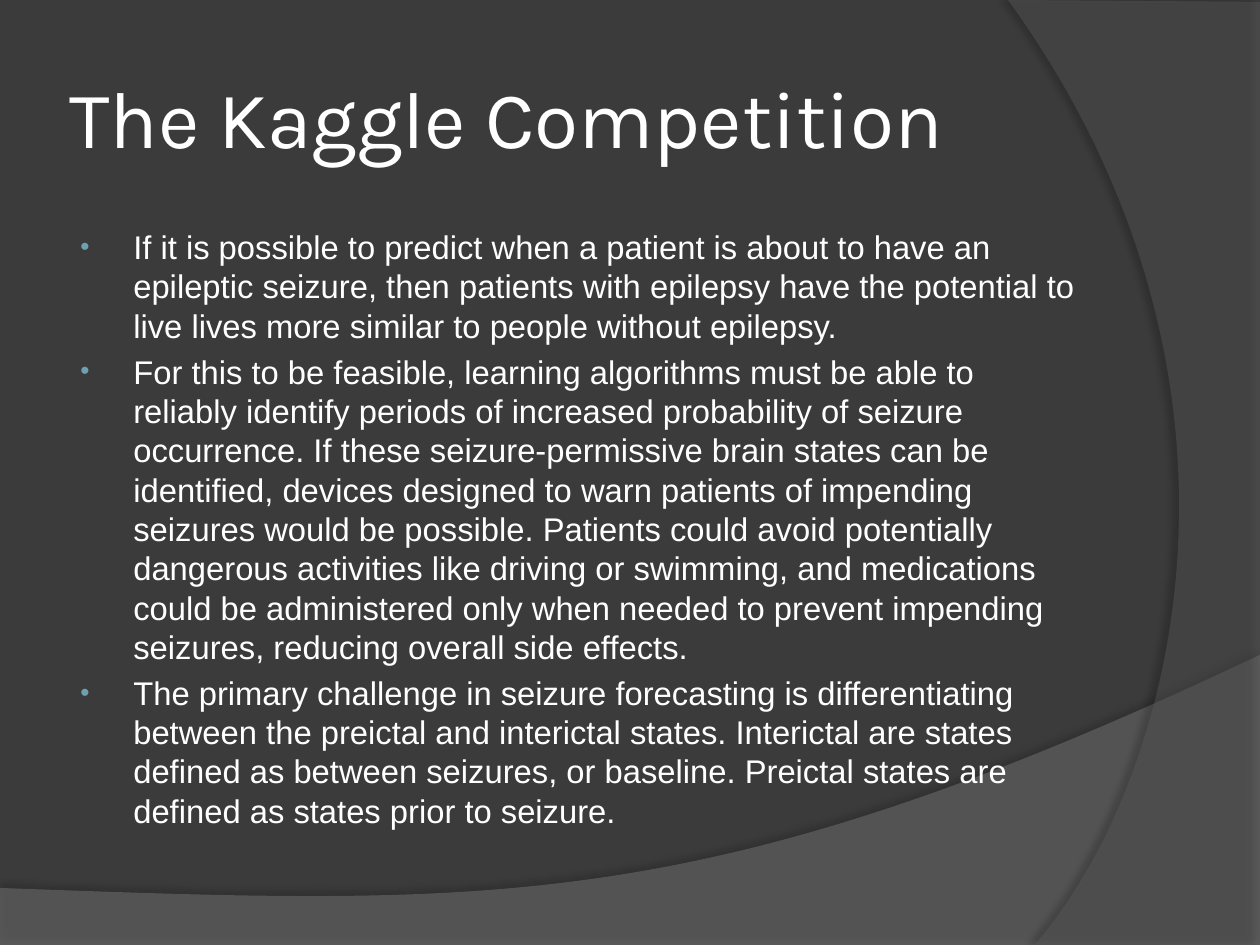
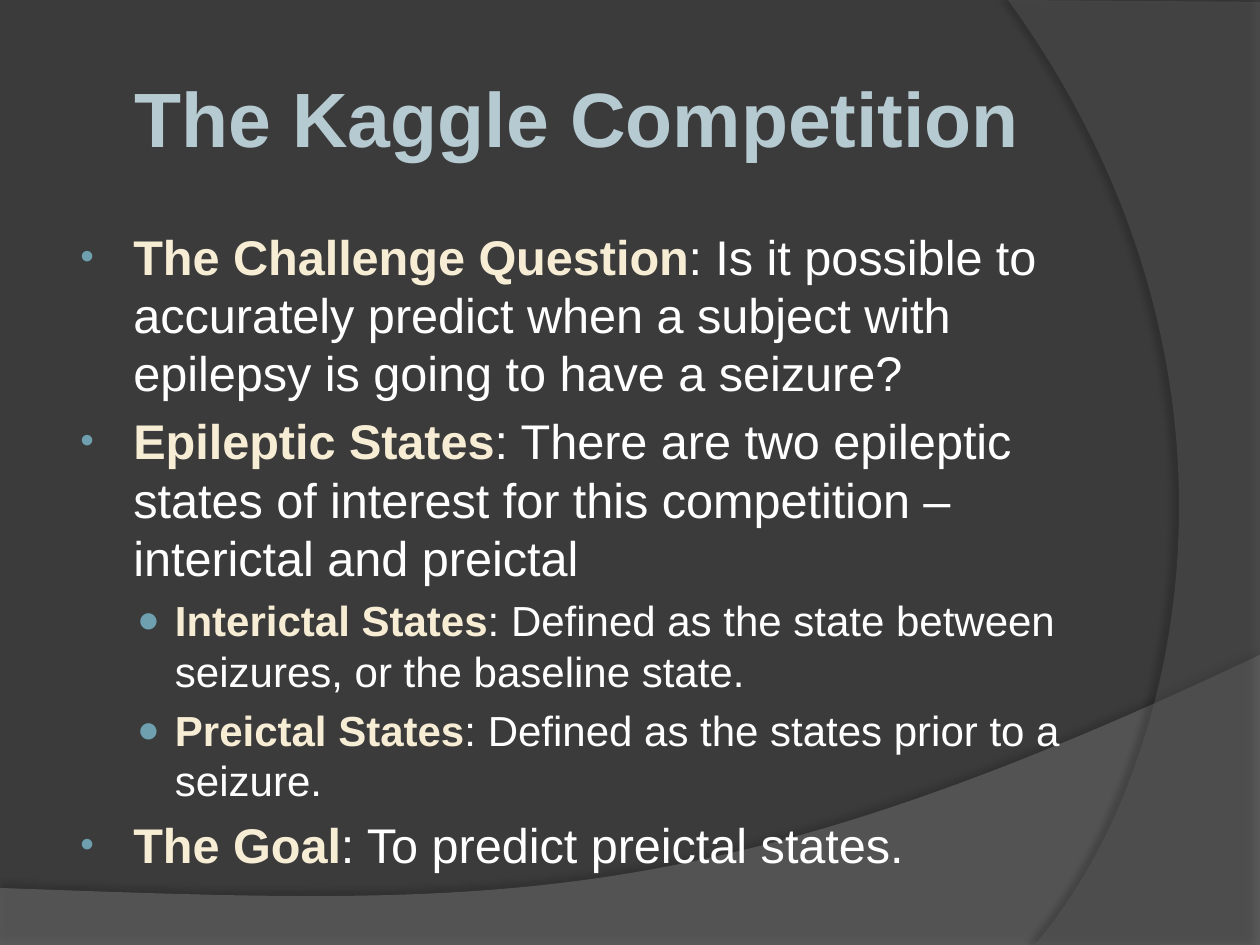
Before and after one commit to edeo/landsat_looker, a slide deck: slide 2 of chad/project/EpilepsyProject.pptx. Drawn at 1260x945 pixels with LibreOffice and Linux fonts; fonts in the diff are those of the drawing. Boxes give left, top, right and bottom in pixels: in the first picture for what was removed or moved away, otherwise in the second. Text is boxed around its words. In the diff, an @@ line names an element or a change of style, - is before the commit and + after.

```diff
--- a/chad/project/EpilepsyProject.pptx
+++ b/chad/project/EpilepsyProject.pptx
@@ title "The Kaggle Competition" at bbox=[134, 91, 1019, 162]: size 46 to 44 pt, font Karla to Arial, text colour #FFFFFF to gradient #89DEFF to #517682, letter outline none to #FCFDFD 1.4 pt, bold on; alignment left to centre @@
@@ text at bbox=[133, 239, 1059, 872]: text changed; size 18.8 to 27.8 pt @@
-• If it is possible to predict when a patient is about to have an epileptic seizure, then patients with epilepsy have the potential to live lives more similar to people without epilepsy.
-• For this to be feasible, learning algorithms must be able to reliably identify periods of increased probability of seizure occurrence. If these seizure-permissive brain states can be identified, devices designed to warn patients of impending seizures would be possible. Patients could avoid potentially dangerous activities like driving or swimming, and medications could be administered only when needed to prevent impending seizures, reducing overall side effects.
-• The primary challenge in seizure forecasting is differentiating between the preictal and interictal states. Interictal are states defined as between seizures, or baseline. Preictal states are defined as states prior to seizure.
+• The Challenge Question: Is it possible to accurately predict when a subject with epilepsy is going to have a seizure?
+• Epileptic States: There are two epileptic states of interest for this competition – interictal and preictal
+  ● Interictal States: Defined as the state between seizures, or the baseline state.
+  ● Preictal States: Defined as the states prior to a seizure.
+• The Goal: To predict preictal states.
```
Also in this commit, not shown: 9 other slides changed, 7 slides added, 3 slides removed, 1 other file.
